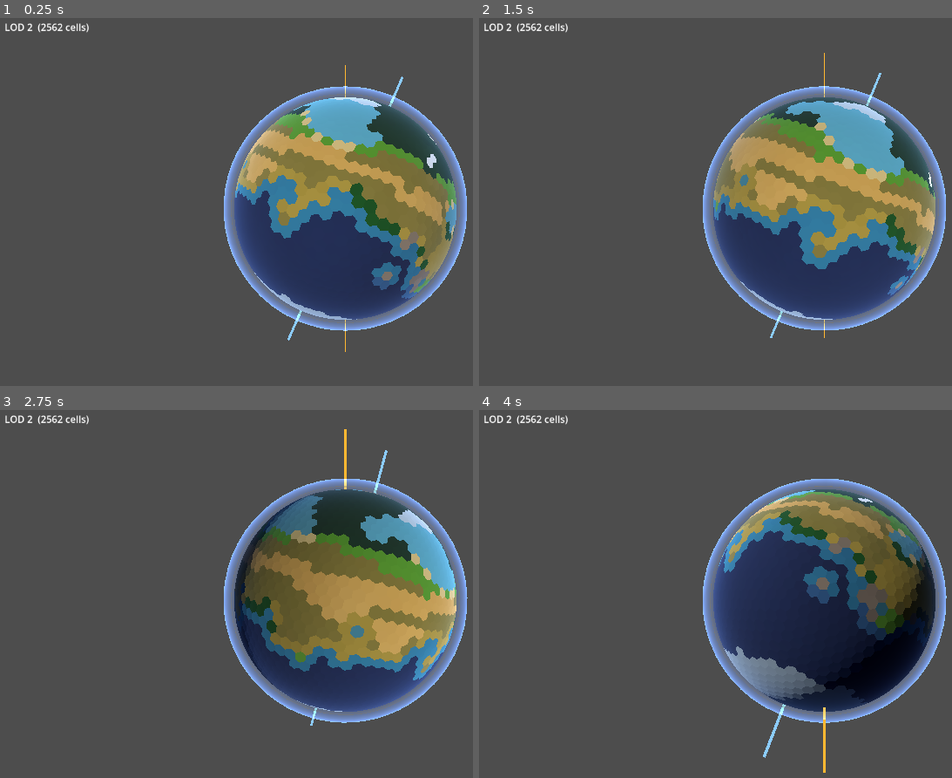
Above: before the commit, frames 1-4 (two rows, left to right).
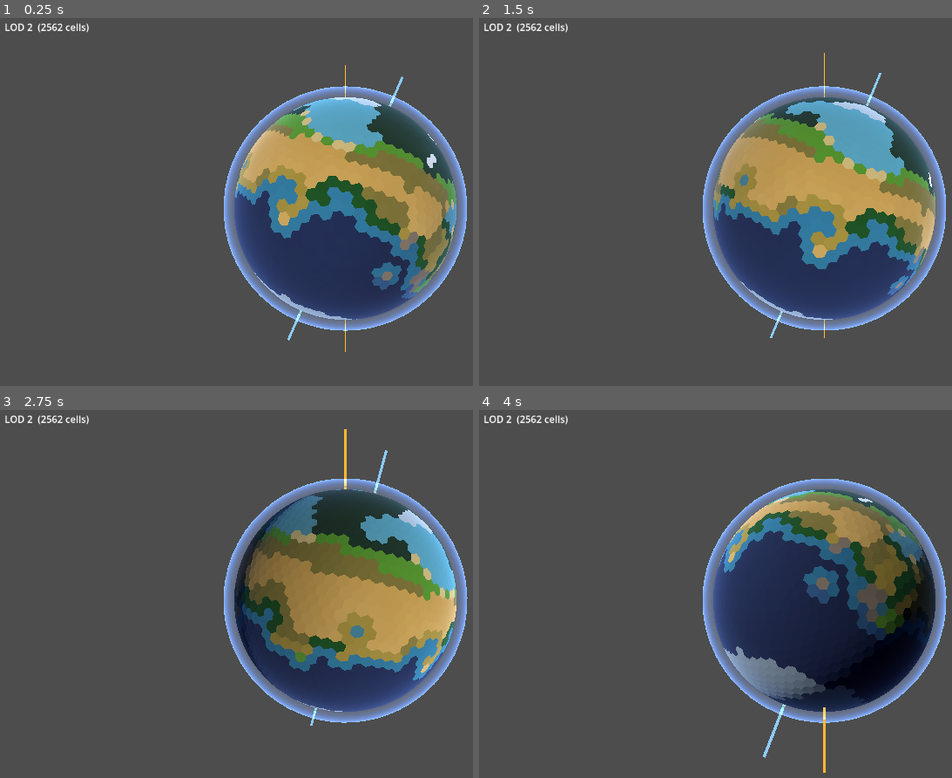
Above: after the commit, the same moments.

Repository: Halfwhit/hex-planet-gen
Game: Godot game, scene res://scenes/Main.tscn
Two runs of this game, one before a commit and one after it. Both use one fixed random seed, a clock stepped at 60 frames per second and the inputs below.
Inputs (mouse positions are in pixels of both pictures, inside the frame that each line leads up to):
- Up to frame 1 (0.25 s): no input
- Up to frame 2 (1.5 s): tap Enter at 0.5 s; move the mouse to (outside the picture) at 0.52 s; tap E at 0.6 s; click (outside the picture) at 0.67 s; drag from (687, 227) to (791, 286) at 1.27 s
- Up to frame 3 (2.75 s): move the mouse to (416, 513) at 2.02 s; tap E at 2.1 s; click (416, 513) at 2.17 s
- Up to frame 4 (4 s): drag from (791, 678) to (616, 542) at 2.77 s; move the mouse to (outside the picture) at 3.52 s; tap E at 3.6 s; click (outside the picture) at 3.67 s

The runs differ from the first frame. In frame 1, 2.2% of the frame differs, in the area x 50-97%, y 34-72%; in frame 2, 2.3%; in frame 3, 2.4%, in the area x 51-97%, y 41-72%; in frame 4, 1.3%.

Commit message:
Squeeze savanna/shrubland, boost rainforest
Both middle buckets straddled base_m=0.38 making them jointly dominant.
Squeezing them from both ends:
  rainforest  > 0.46 → > 0.43  (captures more of the upper noise tail)
  shrubland   > 0.30 → > 0.34  (narrows shrubland, widens desert below)
  savanna stays 0.38–0.43 (narrowed from 8 to 5 moisture units)
  shrubland now 0.34–0.38 (narrowed from 8 to 4 moisture units)

Co-Authored-By: Claude Sonnet 4.6 <noreply@anthropic.com>

Diff:
--- a/scripts/HexPlanet.gd
+++ b/scripts/HexPlanet.gd
@@ -541,11 +541,11 @@
 	# noise spread hits all four biomes in proportion.
 	if coastal:
 		return BIOME_BEACH
-	if moisture > 0.46:
+	if moisture > 0.43:
 		return BIOME_TROPICAL_RAINFOREST
 	if moisture > 0.38:
 		return BIOME_SAVANNA
-	if moisture > 0.30:
+	if moisture > 0.34:
 		return BIOME_SHRUBLAND
 	return BIOME_DESERT
 
